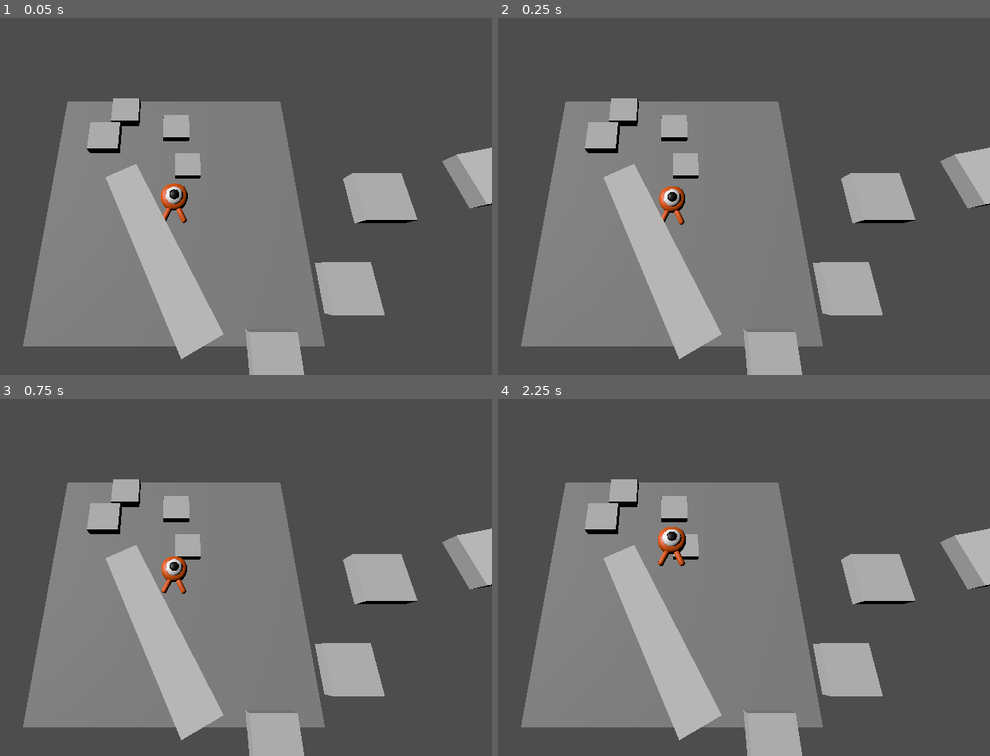
Above: before the commit, frames 1-4 (two rows, left to right).
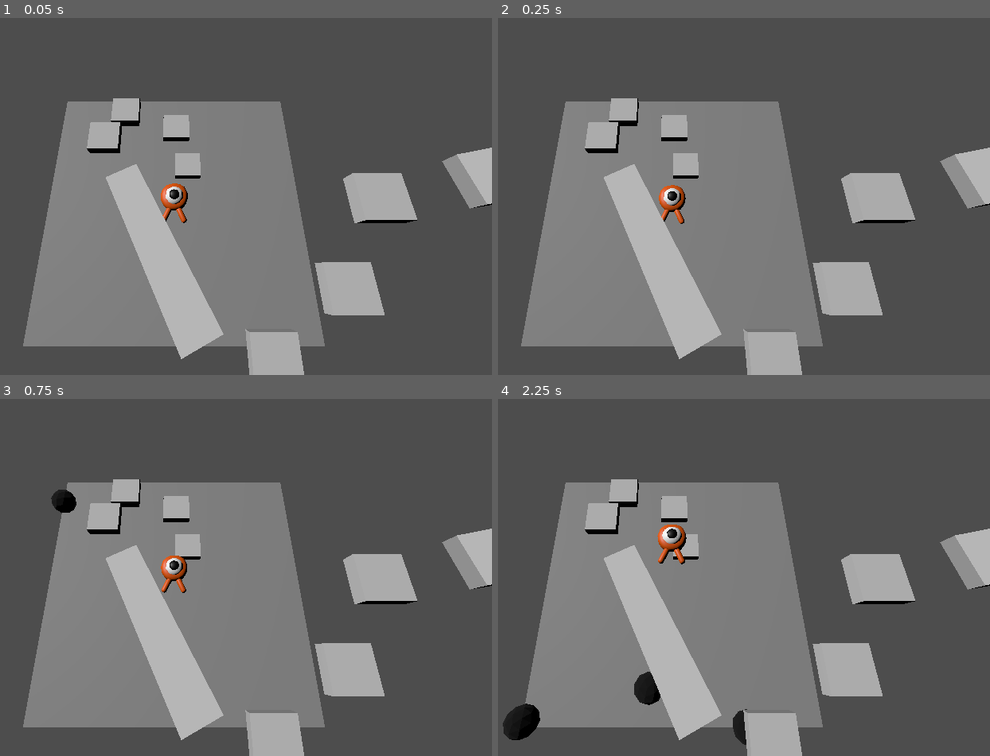
Above: after the commit, the same moments.

Repository: emeraldtip/Esimene-mang
Game: Godot game, scene res://Mängustseen.tscn
Same seed, same stepped clock (60 frames per second), same inputs: the game is played once before the commit and once after it.
Inputs:
- Up to frame 1 (0.05 s): no input
- Up to frame 2 (0.25 s): no input
- Up to frame 3 (0.75 s): tap Enter at 0.5 s; hold W (edasi) from 0.53 s (still down)
- Up to frame 4 (2.25 s): release W (edasi) at 1.28 s; tap W (edasi) at 1.35 s; hold W (edasi) from 2.03 s (still down); tap Space (hype) at 2.1 s

Frame 1 is identical in both runs. In frame 2, 0.1% of the frame differs, in the area x 32-39%, y 46-58%; in frame 3, 0.4%; in frame 4, 1.5%, in the area x 0-51%, y 35-97%.

Commit message:
17. tund

Diff:
--- /dev/null
+++ b/Mängustseen.gd
@@ -0,0 +1,21 @@
+extends Node3D
+
+@export var kera: PackedScene
+
+
+
+
+func _kell():
+
+	var kera_koopia = kera.instantiate()
+
+	var kera_algkoht = get_node("Path3D/PathFollow3D")
+	# paneb kera suvalisele kohale rajal (randf annab väärtuse 1 ja 0 vahel, raja algus on 0 ja lõpp on 1)
+	kera_algkoht.progress_ratio = randf()
+
+	# määrab kera asukoha ja algsuuna
+	var tegelase_koht = $Tegelane.position
+	kera_koopia.initialize(kera_algkoht.position, tegelase_koht)
+
+	# lisab kera stseeni
+	add_child(kera_koopia)
--- a/Mängustseen.tscn
+++ b/Mängustseen.tscn
@@ -1,17 +1,34 @@
-[gd_scene load_steps=4 format=3 uid="uid://ca5l0ugmpoxds"]
+[gd_scene load_steps=8 format=3 uid="uid://ca5l0ugmpoxds"]
 
 [ext_resource type="PackedScene" uid="uid://cui8sdokw22sn" path="res://Tegelane.tscn" id="1_fwtjl"]
+[ext_resource type="Script" path="res://Mängustseen.gd" id="1_p054w"]
 [ext_resource type="PackedScene" uid="uid://ckmp4dn6e1qq6" path="res://Parkuur.tscn" id="2_2hhjy"]
+[ext_resource type="PackedScene" uid="uid://bcu0h5wae1uk" path="res://kera.tscn" id="2_rtebd"]
 
 [sub_resource type="BoxMesh" id="BoxMesh_vfp46"]
 
+[sub_resource type="BoxShape3D" id="BoxShape3D_bees7"]
+size = Vector3(19.835, 1, 19.955)
+
+[sub_resource type="Curve3D" id="Curve3D_23h0n"]
+_data = {
+"points": PackedVector3Array(0, 0, 0, 0, 0, 0, -9.44153, 0.540775, -9.64361, 0, 0, 0, 0, 0, 0, 9.45374, 0.539676, -9.86764, 0, 0, 0, 0, 0, 0, 9.97305, 0.434852, 9.35586, 0, 0, 0, 0, 0, 0, -10.1876, 0.77011, 9.3336, 0, 0, 0, 0, 0, 0, -9.91694, 0.729178, -9.48164),
+"tilts": PackedFloat32Array(0, 0, 0, 0, 0)
+}
+point_count = 5
+
 [node name="Node3D" type="Node3D"]
+script = ExtResource("1_p054w")
+kera = ExtResource("2_rtebd")
 
 [node name="Põrand" type="StaticBody3D" parent="."]
 
 [node name="MeshInstance3D" type="MeshInstance3D" parent="Põrand"]
 transform = Transform3D(20, 0, 0, 0, 1, 0, 0, 0, 20, 0, 0, 0)
 mesh = SubResource("BoxMesh_vfp46")
+
+[node name="CollisionShape3D" type="CollisionShape3D" parent="Põrand"]
+shape = SubResource("BoxShape3D_bees7")
 
 [node name="DirectionalLight3D" type="DirectionalLight3D" parent="."]
 transform = Transform3D(-0.759101, 3.15192e-09, -0.650973, -0.58387, 0.442195, 0.680852, 0.287857, 0.896919, -0.33567, 0, 6.08559, 0)
@@ -22,4 +39,16 @@
 [node name="Tegelane" parent="." instance=ExtResource("1_fwtjl")]
 transform = Transform3D(1, 0, 0, 0, 1, 0, 0, 0, 1, 0, 1.98281, 0)
 
-[node name="untitled" parent="." instance=ExtResource("2_2hhjy")]
+[node name="parkuurirada" parent="." instance=ExtResource("2_2hhjy")]
+
+[node name="Path3D" type="Path3D" parent="."]
+curve = SubResource("Curve3D_23h0n")
+
+[node name="PathFollow3D" type="PathFollow3D" parent="Path3D"]
+transform = Transform3D(0.0118556, 5.8154e-05, -0.99993, -1.81899e-12, 1, 5.81581e-05, 0.99993, -6.895e-07, 0.0118556, -9.44153, 0.540775, -9.64361)
+
+[node name="Kell" type="Timer" parent="."]
+wait_time = 0.5
+autostart = true
+
+[connection signal="timeout" from="Kell" to="." method="_kell"]
--- /dev/null
+++ b/kera.gd
@@ -0,0 +1,22 @@
+extends CharacterBody3D
+
+# väikseim võimalik kiirus meetrit sekundis
+@export var min_kiirus = 10
+# suurim võimalik kiirus meetrit sekundis
+@export var max_kiirus = 18
+
+# seda funktsiooni aktiveerime hiljem
+func initialize(algus_pos, mangija_pos):
+	# kera läheb alguspos-i ja pöörab ennast mängija poole
+	look_at_from_position(algus_pos, mangija_pos, Vector3.UP)
+	# kera keerab ennast suvaliselt 45-kraadi raadiuses (pii on 180 kraadi)
+	rotate_y(randf_range(-PI / 4, PI / 4))
+
+	var suvaline_kiirus = randi_range(min_kiirus, max_kiirus)
+	# kera liigub edasi suvalsie kiirusega
+	velocity = Vector3.FORWARD * suvaline_kiirus
+	# keerame kera liikumisvektorit sõltuvalt sellest, kuhu poole ta vaatab
+	velocity = velocity.rotated(Vector3.UP, rotation.y)
+
+func _physics_process(_delta):
+	move_and_slide()
--- /dev/null
+++ b/kera.tscn
@@ -0,0 +1,15 @@
+[gd_scene load_steps=4 format=3 uid="uid://bcu0h5wae1uk"]
+
+[ext_resource type="Script" path="res://kera.gd" id="1_5ct47"]
+[ext_resource type="PackedScene" uid="uid://d38rn2vmxiwvn" path="res://kera.glb" id="1_60uah"]
+
+[sub_resource type="SphereShape3D" id="SphereShape3D_ci5y1"]
+radius = 1.0
+
+[node name="CharacterBody3D" type="CharacterBody3D"]
+script = ExtResource("1_5ct47")
+
+[node name="kera" parent="." instance=ExtResource("1_60uah")]
+
+[node name="CollisionShape3D" type="CollisionShape3D" parent="."]
+shape = SubResource("SphereShape3D_ci5y1")
Not shown, added: kera.glb.import
